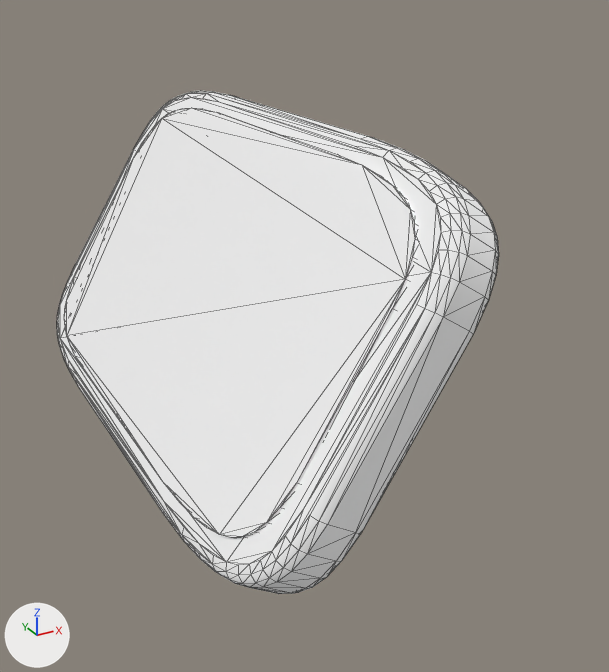
Two versions of the glTF model Data/BikesV2/kits/kazeda_adventure__front2.glb, one commit apart.
Rendered twice from a 50 mm lens placed at (1.152, -0.26, 1.241), pointed at (1.284, -0.02, 1.121). Arrows for +X, +Y and +Z are at lower left; the lights stay in place. The first picture is the older version. Mesh edges are drawn as thin lines. Vertices at exactly the same position are counted once.

Objects in the first picture: 'kazeda_adventure__front2'.
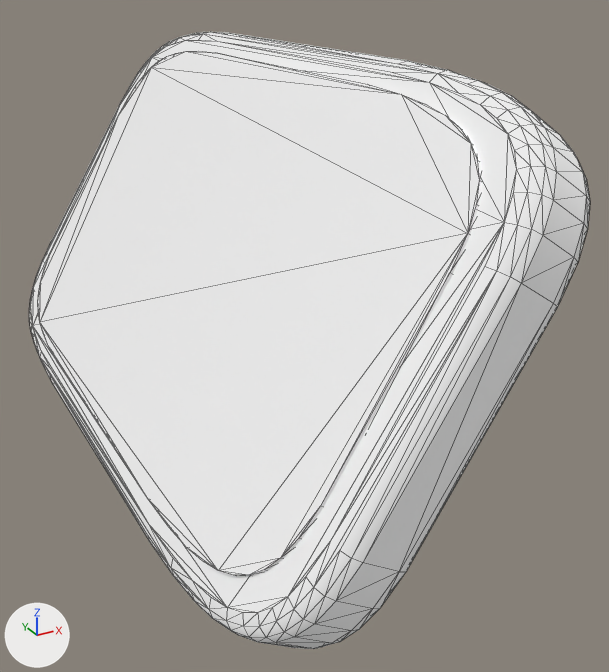
The change in detail:
me_mesh_0 is used by ob_kazeda_adventure__front2; location (0.0, 0.0, 0.0).
me_mesh_0 had 629 vertices, 1242 faces and spanned x 1.218..1.302, y -0.112..0.112, z 1.051..1.195.
me_mesh_0 now has 629 vertices, 1242 faces and spans x 1.209..1.31, y -0.134..0.134, z 1.051..1.217.
me_mesh_0 part 1: the loose piece of 348 vertices spanning x 1.218..1.302, y -0.112..0.112, z 1.078..1.195 is scaled about its middle by 1.2, then moved by (0.0, 0.0, 0.01).
me_mesh_0 part 2: the loose piece of 88 vertices spanning x 1.22..1.283, y -0.1..0.1, z 1.094..1.19 is scaled about its middle by 1.2, then moved by (-0.002, 0.0, 0.011).

What differs and where, as boxes (x1, y1, x2, y2) in the pictures (609 x 672 px; the box of a moved part takes in the faces that stretch with it):
'kazeda_adventure__front2', reshaped (27% wider, 23% taller)
    before: (57, 91, 499, 594)
    after: (29, 32, 590, 649)
part 1 of me_mesh_0, moved or reshaped
    before: (57, 91, 499, 594)
    after: (29, 32, 590, 649)
part 2 of me_mesh_0, moved or reshaped
    before: (64, 107, 417, 538)
    after: (38, 51, 482, 576)
